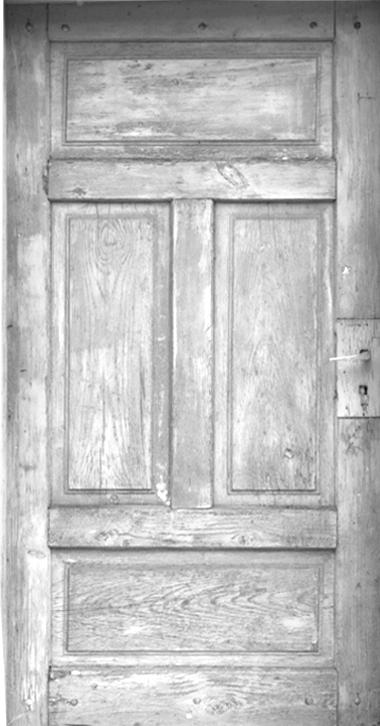
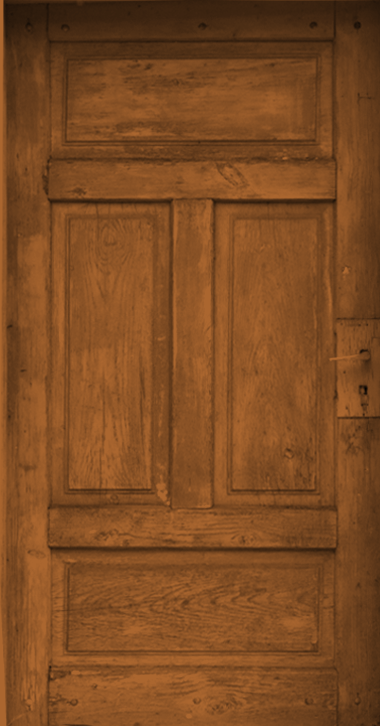
Layer changes from the first (380, 726) image to the second:
added layer "orange_brown" (multiply) above "Layer 2" over [0,0,380,726]
